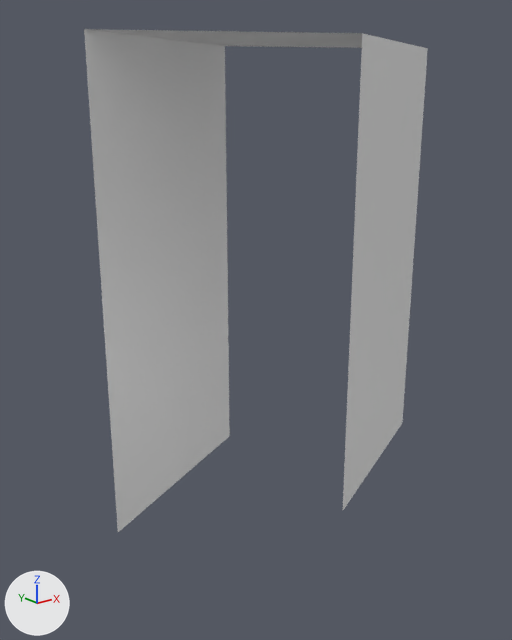
The FBX model Assets/Project/Art/Environment/Models/Wall-Angle.fbx as it was, and as the next commit left it.
Both versions are drawn from a camera (50 mm lens) standing at (-18.7, -21.5, 15.9) and looking at (-1.1, 0.6, 7.0). The lights are fixed; the arrows at lower left show +X, +Y and +Z. Vertices at the same position are counted once.

Script lines for the objects in view, before the commit:
```python
me_plane_012 = bpy.data.meshes.new('Plane.012')
me_plane_012.from_pydata(...)  # 50 vertices, 24 faces; spans x -8.1..7.8, y -4.1..4.0, z 0.0..17.9
me_plane_012.materials.append(mat_tileset_final)  # white #e7e7e7
ob_wall_angle = bpy.data.objects.new('Wall-Angle', me_plane_012)
ob_wall_angle.location = (0.0, 0.0, 0.0)
```
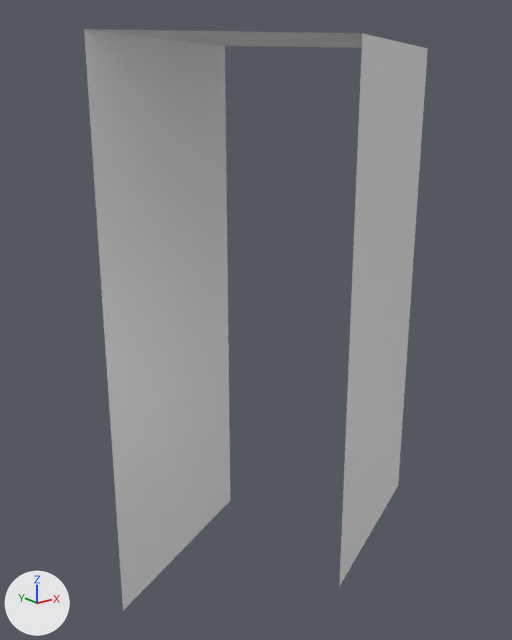
The newer file is also turned or shifted as a whole; pictures and numbers use the older file's frame.

Boxes [x1, y1, x2, y2] around the edits, measured in the pictures (512 x 640 px):
'Wall-Angle', reshaped (15% taller)
    before: [84, 29, 428, 532]
    after: [84, 29, 428, 610]
part 1 of me_plane_012, built on
    before: [165, 39, 380, 510]
    after: [118, 39, 402, 610]

Patch to the scene script:
```diff
--- a/Assets/Project/Art/Environment/Models/Wall-Angle.fbx.py
+++ b/Assets/Project/Art/Environment/Models/Wall-Angle.fbx.py
@@ me_plane_012 @@
 # used by ob_wall_angle; location = (0.0, 0.0, 0.0)
-me_plane_012.from_pydata(...)  # 50 vertices, 24 faces; spans x -8.1..7.8, y -4.1..4.0, z 0.0..17.9
+me_plane_012.from_pydata(...)  # 54 vertices, 28 faces; spans x -8.1..7.8, y -4.1..4.0, z -3.6..17.9
+# me_plane_012 part 1
+# 4 vertices are removed from x -4.1, y 2.1, z 3.6..14.4
+# 6 faces are deleted
+# 1 vertex is added at (7.8, -0.3, 0.0)
+# 7 new vertices lie (0.0, 0.0, -3.6) away from vertices in x -8.1..7.8, y -4.1..4.0, z 0.0
+# 10 new faces join them
 me_plane_012.materials.append(mat_tileset_final)
```
